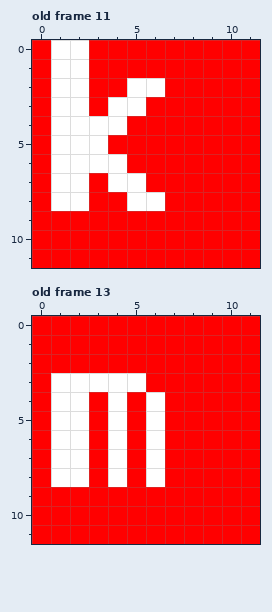
Pixel-art file -- koi-gen/src/main/resources/images/lowercase/lowercase.aseprite. Above is the file before it was changed.
12x12 pixels, 56 frames. Shown: old frame 11, old frame 13. The commit also changed other frames, which this record leaves out.
The result:
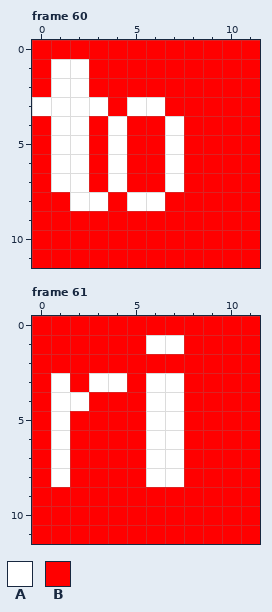
Palette (. is transparent): A #ffffff  B #ff0000
A new or re-ordered frame is compared with the old frame closest to it.
The edit:
frames 56 -> 64
Frame 60 is new; against old frame 11, layer "Layer 3":
y 0: x 1..2 AA -> BB
y 2: x 5..6 AA -> BB
y 3: x 0 B -> A; x 3..4 BA -> AB; x 6 B -> A
y 4: x 3 A -> B; x 7 B -> A
y 5: x 3..4 AB -> BA; x 7 B -> A
y 6: x 3 A -> B; x 7 B -> A
y 7: x 5 A -> B; x 7 B -> A
y 8: x 1 A -> B; x 3 B -> A
Frame 61 is new; against old frame 13, layer "Layer 3":
y 1: x 6..7 BB -> AA
y 3: x 2 A -> B; x 5..7 ABB -> BAA
y 4: x 4 A -> B; x 7 B -> A
y 5..8: x 2 A -> B; x 4 A -> B; x 7 B -> A
